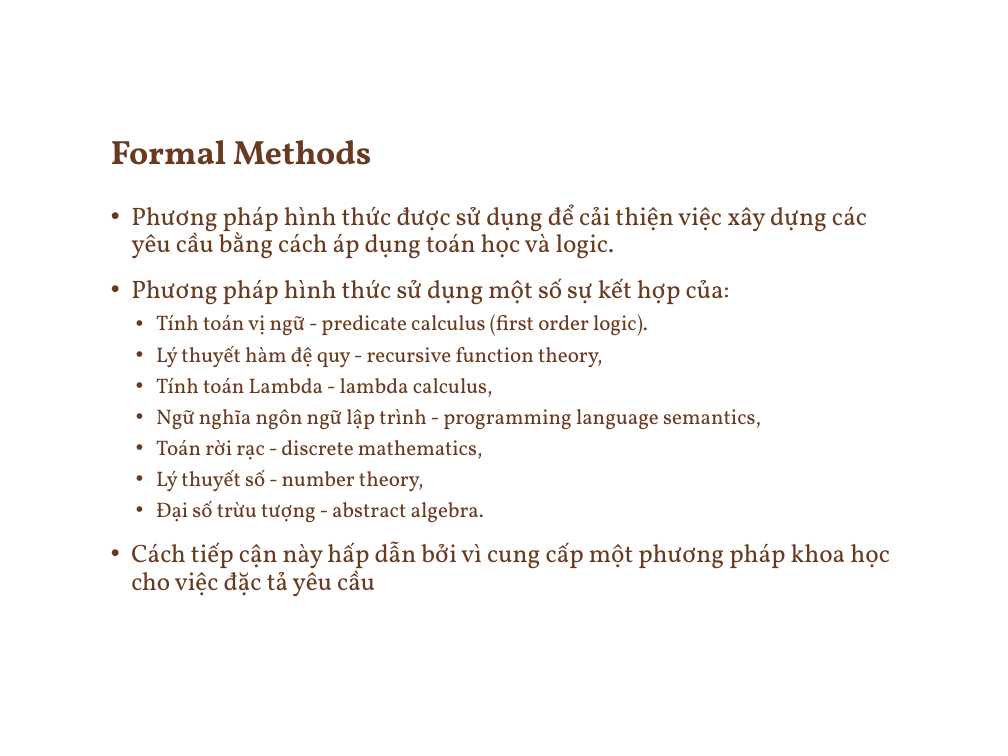
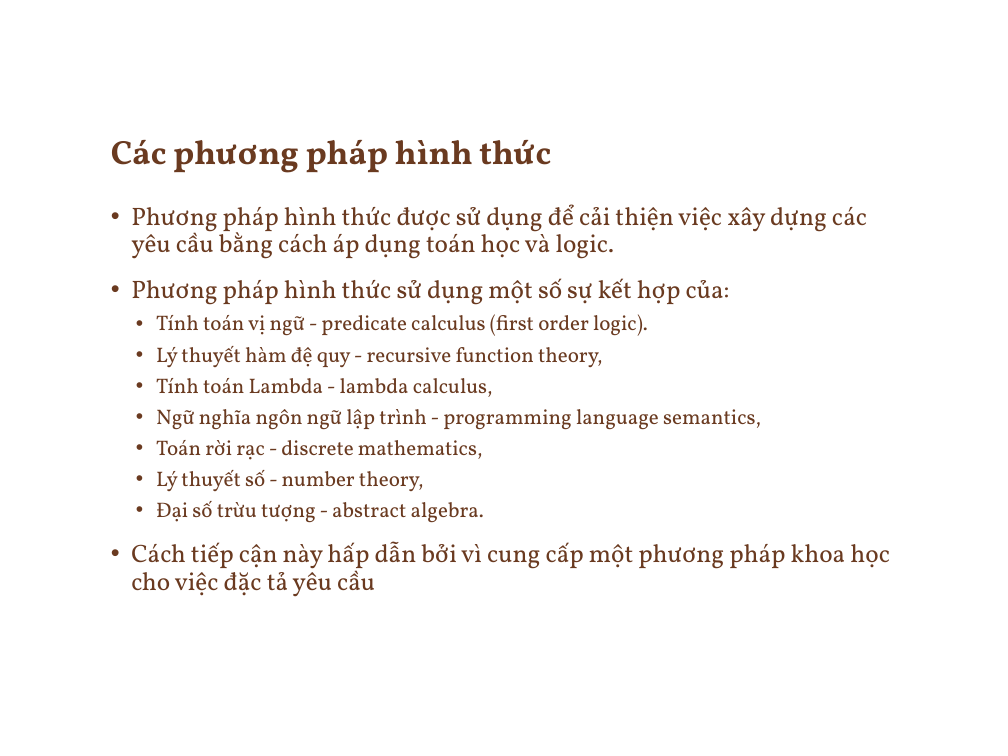
Before and after one commit to ChrisJamison/seminar_cnpm, a slide deck: slide 48 of Seminar/Software Requirement.pptx. Drawn at 1008x756 pixels with LibreOffice and Linux fonts; fonts in the diff are those of the drawing; background and template pictures are left out. Boxes give left, top, right and bottom in pixels: in the first picture for what was removed or moved away, otherwise in the second. Text is boxed around its words. In the diff, an @@ line names an element or a change of style, - is before the commit and + after.

```diff
--- a/Seminar/Software Requirement.pptx
+++ b/Seminar/Software Requirement.pptx
@@ title at (x1=111, y1=139, x2=551, y2=173): text changed @@
-Formal Methods
+Các phương pháp hình thức
```
Also in this commit, not shown: 9 other slides changed, 5 slides added, 1 slide removed.
